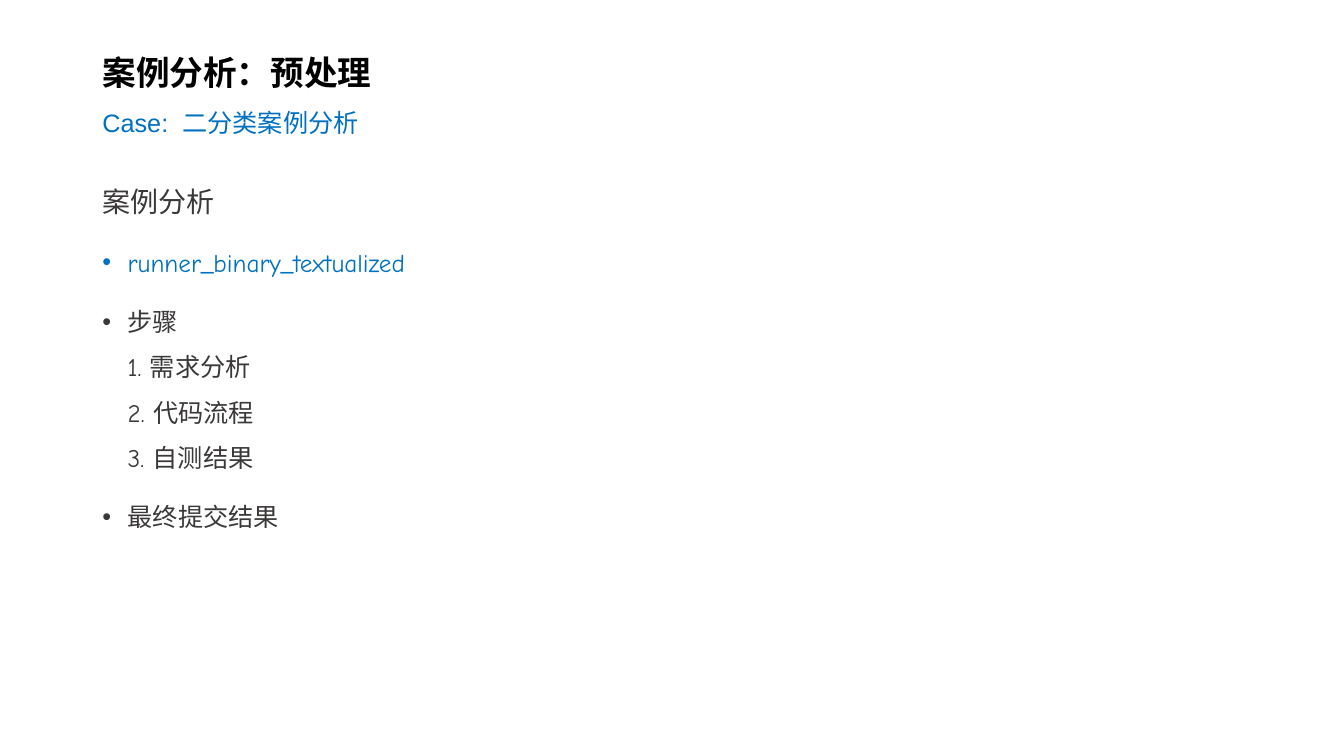
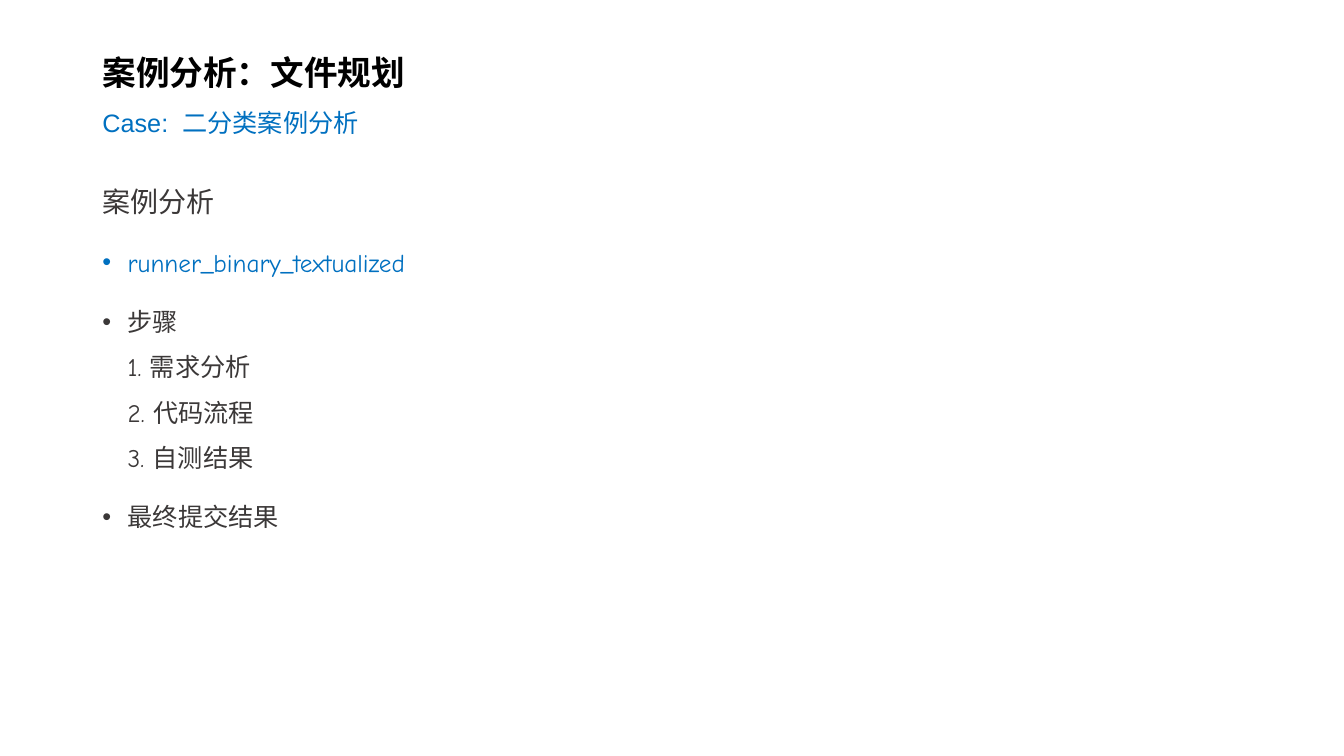
Before and after one commit to silentbalanceyh/cda-exam, a slide deck: slide 18 of ppt/04.二分类-文本输入.pptx. Drawn at 1344x756 pixels with LibreOffice and Linux fonts; fonts in the diff are those of the drawing; background and template pictures are left out. Boxes give left, top, right and bottom in pixels: in the first picture for what was removed or moved away, otherwise in the second. Text is boxed around its words. In the diff, an @@ line names an element or a change of style, - is before the commit and + after.

```diff
--- a/ppt/04.二分类-文本输入.pptx
+++ b/ppt/04.二分类-文本输入.pptx
@@ title at <box>102,56,404,134</box>: text changed @@
-案例分析：预处理
-Case: 二分类案例分析
+案例分析：文件规划
+Case: 二分类案例分析
```
Also in this commit, not shown: 1 other slide changed, 16 other files.
